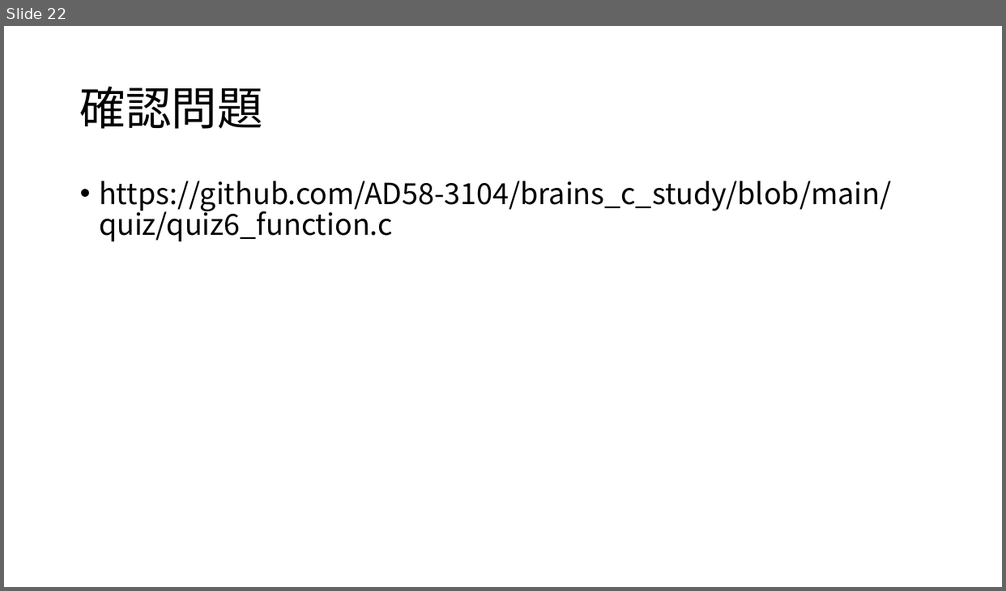
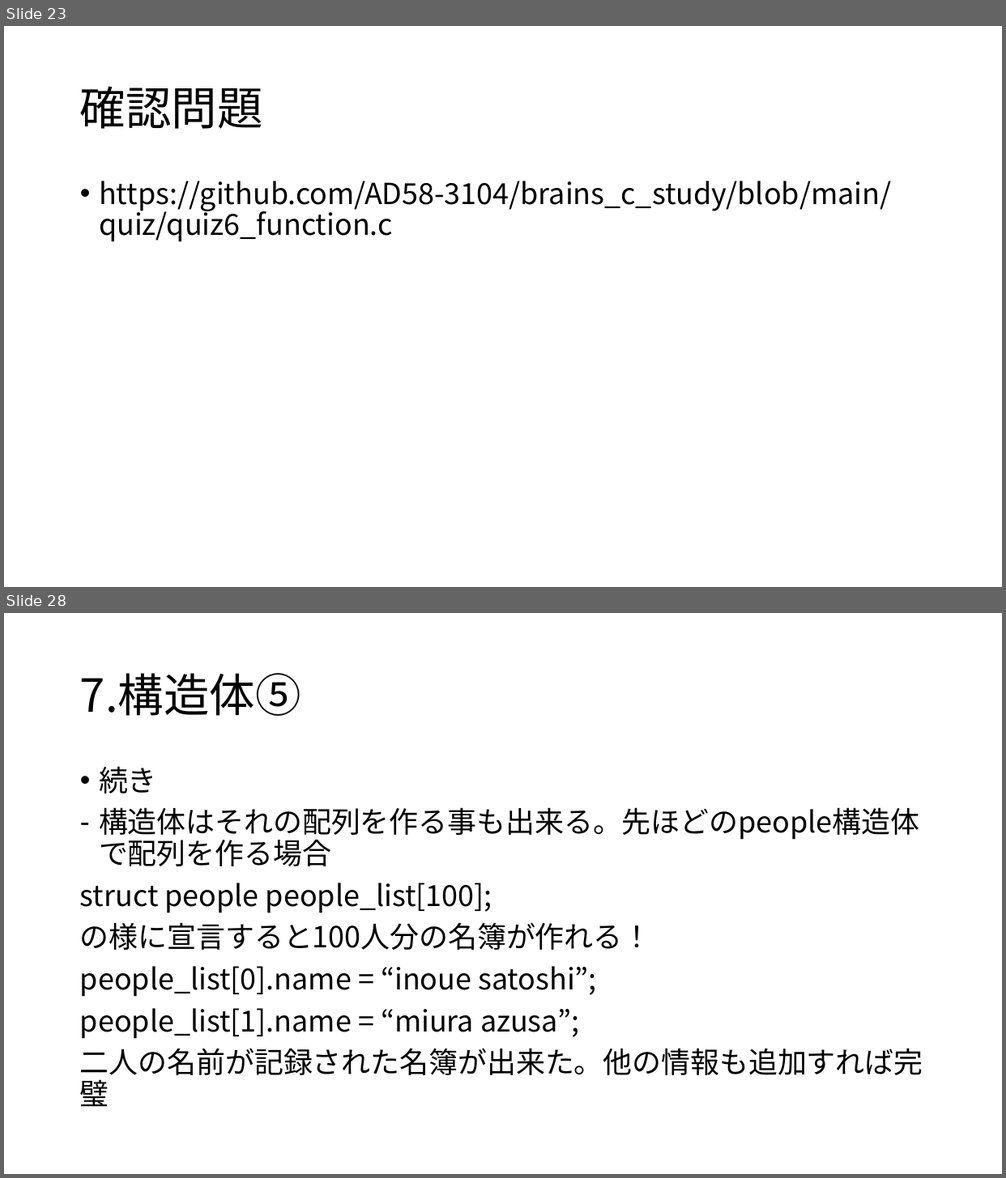
Before and after one commit to AD58-3104/brains_c_study, a slide deck: document/C言語勉強会.pptx. Shown one above the other, each under a label of ours: slide 22 before the commit, slides 23 and 28 after it; the slides between them are not shown. The pictures are 1006x591 and 1006x1178 pixels, drawn with LibreOffice and Linux fonts; fonts in the diff are those of the drawing. Boxes give left, top, right and bottom in pixels: in the first picture for what was removed or moved away, otherwise in the second. Text is boxed around its words. In the diff, an @@ line names an element or a change of style, - is before the commit and + after.

```diff
--- a/document/C言語勉強会.pptx
+++ b/document/C言語勉強会.pptx
@@ slide 28 added at (4,613,1002,1174), background #FFFFFF @@
@@ title added at (80,673,301,716), 44 pt, text #000000 @@
+7.構造体⑤
@@ text added at (80,766,923,1107), 28 pt, text #000000 @@
+• 続き
+– 構造体はそれの配列を作る事も出来る。先ほどのpeople構造体で配列を作る場合
+struct people people_list[100];
+の様に宣言すると100人分の名簿が作れる！
+people_list[0].name = “inoue satoshi”;
+people_list[1].name = “miura azusa”;
+二人の名前が記録された名簿が出来た。他の情報も追加すれば完璧
@@ what was slide 22 is now slide 23 @@
```
Also in this commit, not shown: 3 slides changed, 11 other slides added.
